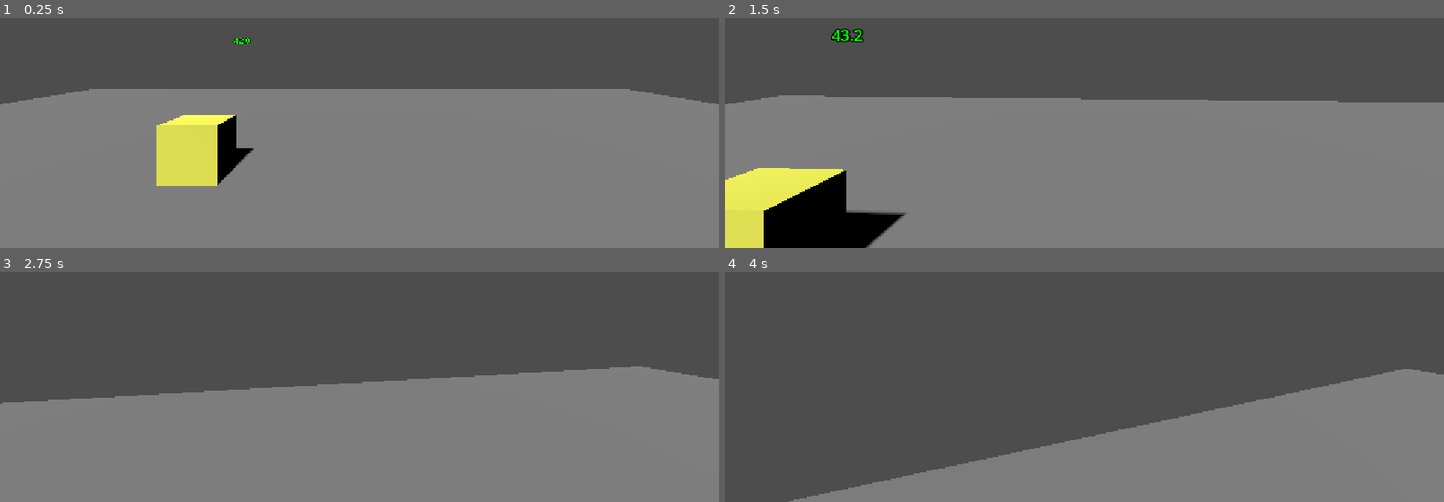
Above: before the commit, frames 1-4 (two rows, left to right).
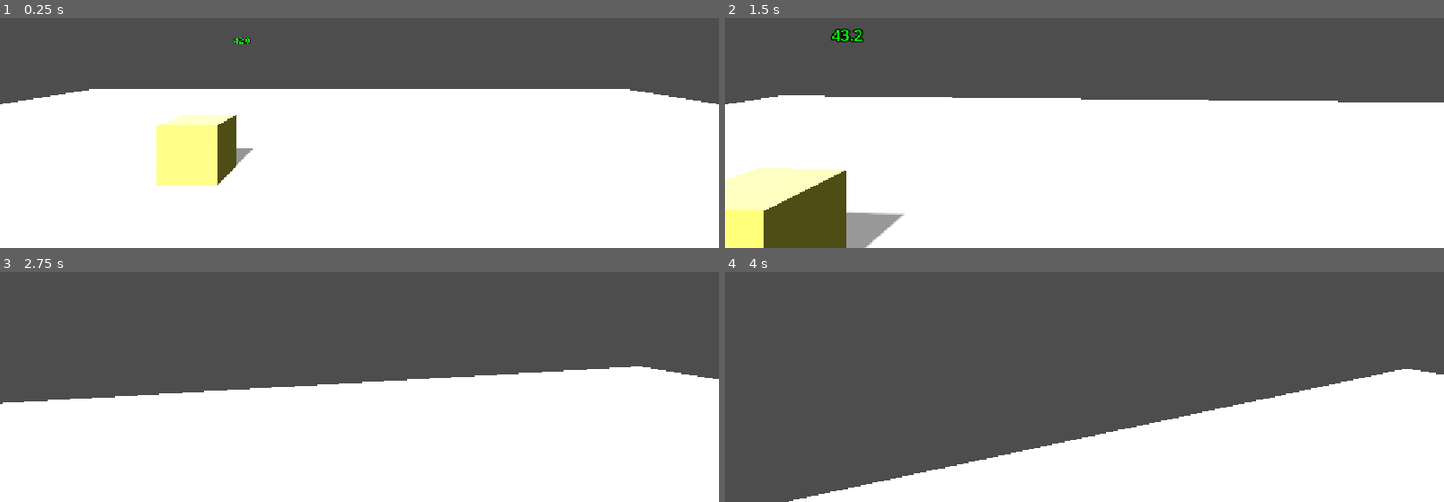
Above: after the commit, the same moments.

Repository: santiagotafur2026/ultimo-turno
Game: Godot game, scene res://main.tscn
Two runs of this game, one before a commit and one after it. Both use one fixed random seed, a clock stepped at 60 frames per second and the inputs below.
Inputs (mouse positions are in pixels of both pictures, inside the frame that each line leads up to):
- Up to frame 1 (0.25 s): no input
- Up to frame 2 (1.5 s): move the mouse to (1120, 43) at 0.52 s; hold Right mouse button (apuntar) 0.53-1.28 s; hold W (move_up) from 0.53 s (still down); move the mouse to (1048, 47) at 1.27 s; tap Shift (correr) at 1.35 s
- Up to frame 3 (2.75 s): keep holding W (move_up); move the mouse to (373, 292) at 2.02 s; press the mouse at (373, 292) at 2.03 s
- Up to frame 4 (4 s): keep holding W (move_up); move the mouse to (1077, 306) at 2.77 s; release the mouse at (1077, 306) at 2.78 s; right-click (1077, 306) at 2.85 s; move the mouse to (1134, 304) at 3.52 s; hold Shift (correr) from 3.53 s (still down)

The runs differ from the first frame. In frame 1, 68% of the frame differs, in the area x 0-100%, y 30-100%; in frame 2, 65%; in frame 3, 51%; in frame 4, 28%.

Commit message:
Tarea A nivel 1
Tarea A nivel 1

Diff:
--- /dev/null
+++ b/ciclo_dia.gd
@@ -0,0 +1,20 @@
+class_name CicloDia extends Node
+
+const NARANJA := Color(0.9, 0.94, 1.0) # Blanco frío para tu juego
+
+@export var hora := 11.0
+@export var duracion_dia := 48.0
+@export var pausado := false
+
+func avanzar(dt: float) -> void:
+	if not pausado:
+		hora = fposmod(hora + (24.0 * dt / duracion_dia), 24.0)
+
+static func elevacion(h: float) -> float:
+	return (h - 6.0) * 15.0
+
+static func factor_sol(h: float) -> float:
+	return maxf(0.0, sin(deg_to_rad(elevacion(h))))
+
+static func color_sol(h: float) -> Color:
+	return NARANJA.lerp(Color.WHITE, factor_sol(h))
--- a/main.tscn
+++ b/main.tscn
@@ -6,6 +6,8 @@
 [ext_resource type="Script" uid="uid://c5toiubar7f8n" path="res://interactuar.gd" id="4_lquwl"]
 [ext_resource type="Script" uid="uid://c80mojbxmjab1" path="res://PANEL.gd" id="5_272bh"]
 [ext_resource type="Script" uid="uid://cn23n5kb1nib2" path="res://director.gd" id="6_7mycd"]
+[ext_resource type="Script" uid="uid://ncg5e25hjdee" path="res://sistema_sol.gd" id="7_5vw27"]
+[ext_resource type="Script" uid="uid://cstt0fiamcniw" path="res://ciclo_dia.gd" id="8_kek77"]
 
 [sub_resource type="BoxShape3D" id="BoxShape3D_uxa2c"]
 size = Vector3(30, 1, 30)
@@ -48,6 +50,8 @@
 material = SubResource("StandardMaterial3D_lquwl")
 
 [sub_resource type="BoxShape3D" id="BoxShape3D_hchaj"]
+
+[sub_resource type="Environment" id="Environment_5vw27"]
 
 [node name="Main" type="Node3D" unique_id=1245618563]
 script = ExtResource("1_ig7tw")
@@ -126,7 +130,7 @@
 shape = SubResource("BoxShape3D_hchaj")
 
 [node name="Label3D" type="Label3D" parent="Refrigeracion" unique_id=2057900272]
-transform = Transform3D(-0.07186699, -0.012161732, 0.99734026, -0.07845208, 0.99689656, 0.0065032, -0.99432397, -0.07777599, -0.07259804, -0.57149863, 2.4533005, 0.38594675)
+transform = Transform3D(-0.07186699, -0.012161732, 0.99734026, -0.07845208, 0.99689656, 0.0065032, -0.99432397, -0.07777599, -0.07259804, -0.57149863, 1.8632727, -0.020071507)
 text = "100.0
 "
 
@@ -168,3 +172,16 @@
 
 [node name="Director" type="Node" parent="." unique_id=1002874929]
 script = ExtResource("6_7mycd")
+
+[node name="SistemaSol" type="Node" parent="." unique_id=1168946499 node_paths=PackedStringArray("sol", "entorno")]
+script = ExtResource("7_5vw27")
+sol = NodePath("DirectionalLight3D")
+entorno = NodePath("WorldEnvironment")
+
+[node name="CicloDia" type="Node" parent="SistemaSol" unique_id=1543835624]
+script = ExtResource("8_kek77")
+
+[node name="DirectionalLight3D" type="DirectionalLight3D" parent="SistemaSol" unique_id=1945235361]
+
+[node name="WorldEnvironment" type="WorldEnvironment" parent="SistemaSol" unique_id=907306468]
+environment = SubResource("Environment_5vw27")
--- /dev/null
+++ b/sistema_sol.gd
@@ -0,0 +1,35 @@
+class_name SistemaSol extends Node
+
+signal cambio_noche(es_noche: bool)
+
+@export var sol: DirectionalLight3D
+@export var entorno: WorldEnvironment
+@export var energia_sol := 1.0
+@export var azimut := -30.0
+@export var ambiente_dia := 1.0
+@export var ambiente_noche := 0.15 # Tu decisión del vacío
+@onready var ciclo: CicloDia = $CicloDia
+
+var era_noche := false
+
+func _ready() -> void:
+	aplicar_hora()
+	era_noche = CicloDia.factor_sol(ciclo.hora) <= 0.0
+	print(ciclo.elevacion(9.0), " ", ciclo.factor_sol(9.0), " ", ciclo.factor_sol(20.0))
+
+func _process(delta: float) -> void:
+	ciclo.avanzar(delta)
+	aplicar_hora()
+
+	var es_noche := CicloDia.factor_sol(ciclo.hora) <= 0.0
+	if es_noche != era_noche:
+		era_noche = es_noche
+		cambio_noche.emit(es_noche)
+
+func aplicar_hora() -> void:
+	var h := ciclo.hora
+	var f := CicloDia.factor_sol(h)
+	sol.rotation_degrees = Vector3(-CicloDia.elevacion(h), azimut, 0.0)
+	sol.light_energy = energia_sol * f
+	sol.light_color = CicloDia.color_sol(h)
+	entorno.environment.ambient_light_energy = lerpf(ambiente_noche, ambiente_dia, f)
Not shown, added: ciclo_dia.gd.uid
Not shown, added: sistema_sol.gd.uid
